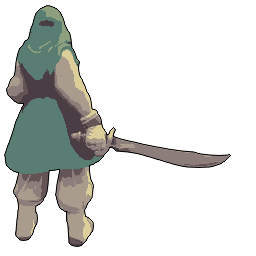
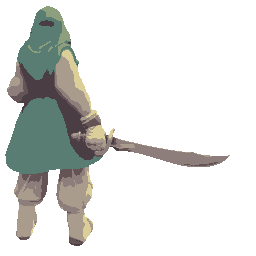
Layered file, before and after one edit (256 x 256). Changes by layer:
painted on "Обычный слой 2 (вставлено)" over left=4, top=5, right=231, bottom=247